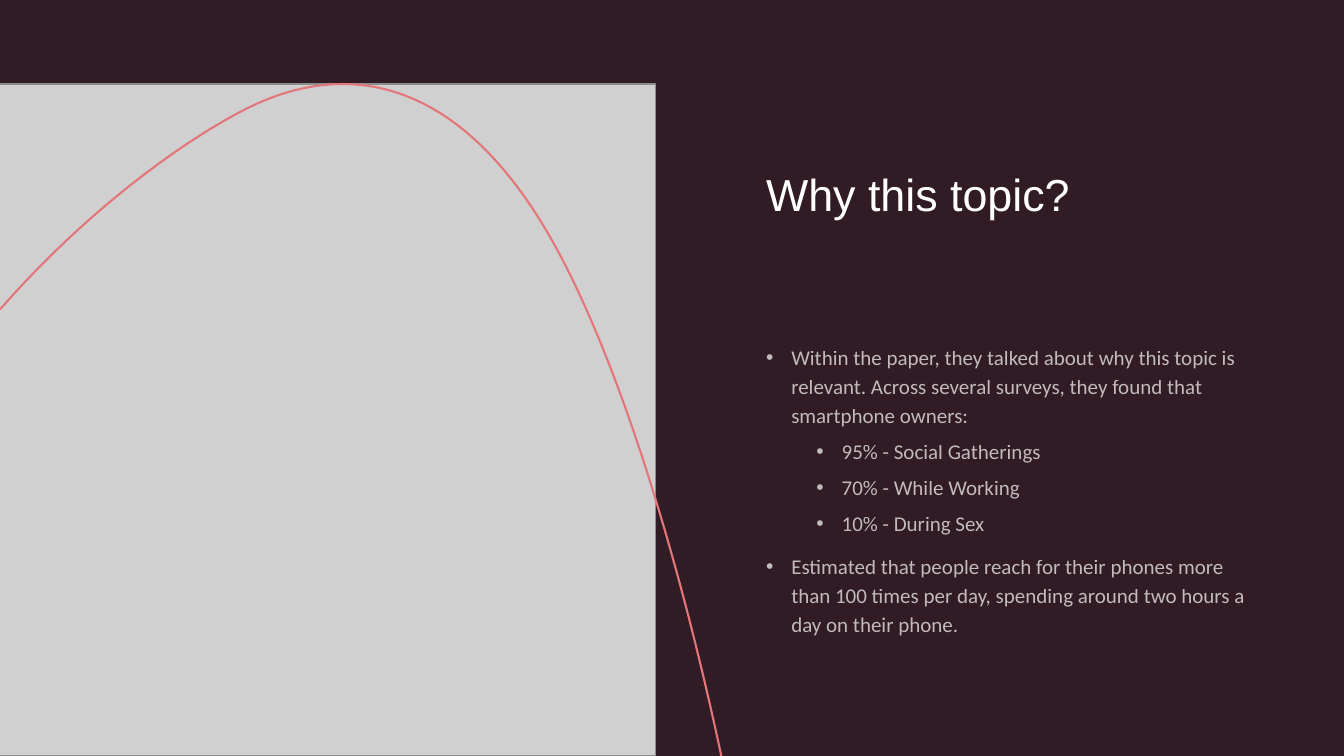
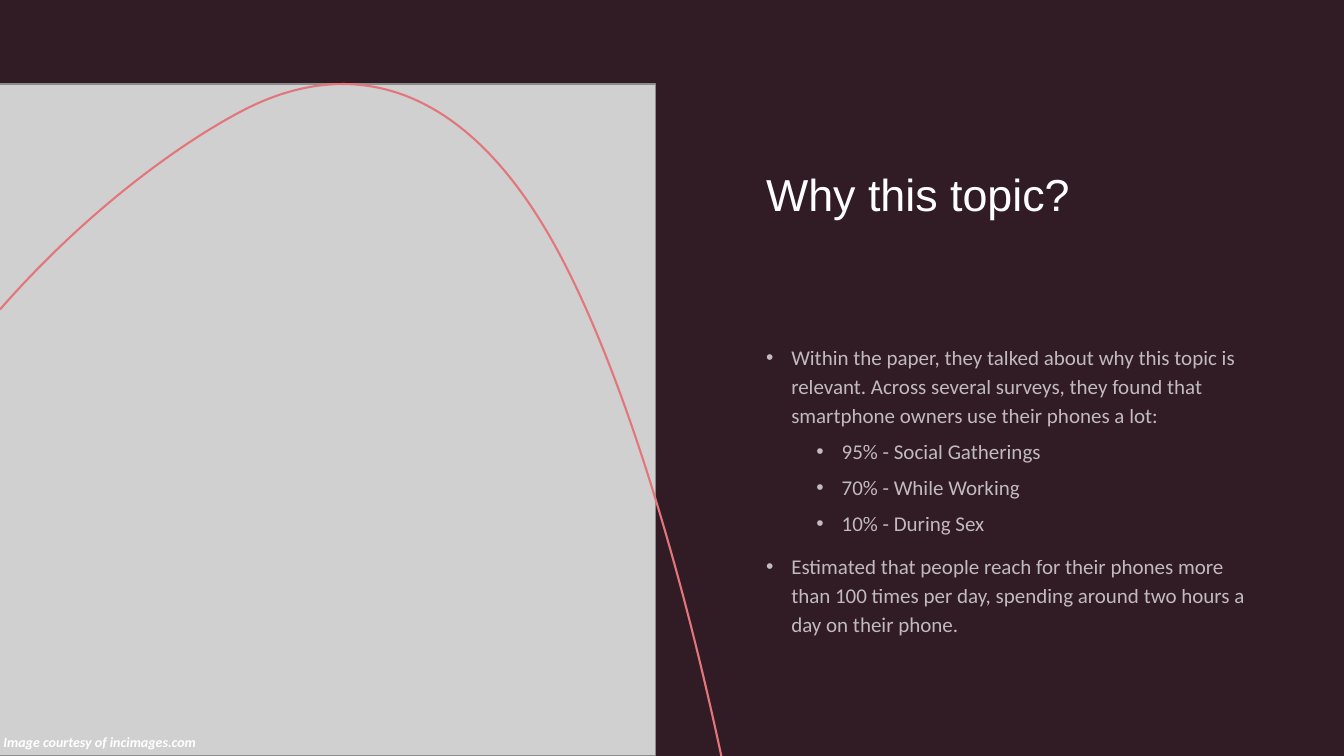
Before and after one commit to jgreenberg5342/SP22, a slide deck: slide 3 of AHCI/AHCI_Paper_Presentation.pptx. Drawn at 1344x756 pixels with LibreOffice and Linux fonts; fonts in the diff are those of the drawing; grey boxes stand for pictures. Boxes give left, top, right and bottom in pixels: in the first picture for what was removed or moved away, otherwise in the second. Text is boxed around its words. In the diff, an @@ line names an element or a change of style, - is before the commit and + after.

```diff
--- a/AHCI/AHCI_Paper_Presentation.pptx
+++ b/AHCI/AHCI_Paper_Presentation.pptx
@@ text at (x1=791, y1=351, x2=1235, y2=427): text changed @@
-• Within the paper, they talked about why this topic is relevant. Across several surveys, they found that smartphone owners:
+• Within the paper, they talked about why this topic is relevant. Across several surveys, they found that smartphone owners use their phones a lot:
@@ text added at (x1=3, y1=738, x2=196, y2=749), 10 pt, text #FFFFFF, bold, italic @@
+Image courtesy of incimages.com
```
Also in this commit, not shown: 3 other slides changed, 1 slide added.
